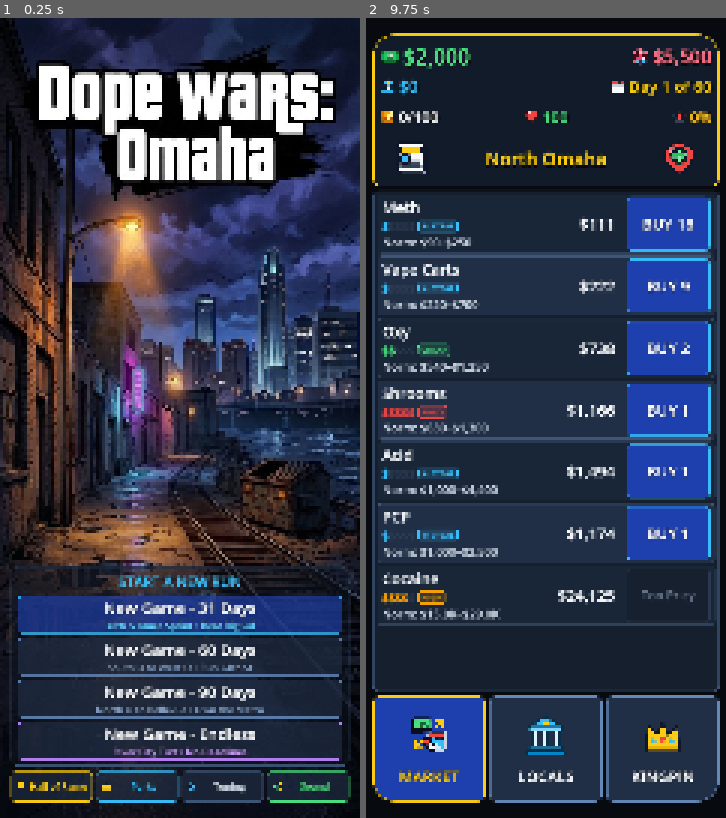
Above: before the commit, frames 1-2 (left to right).
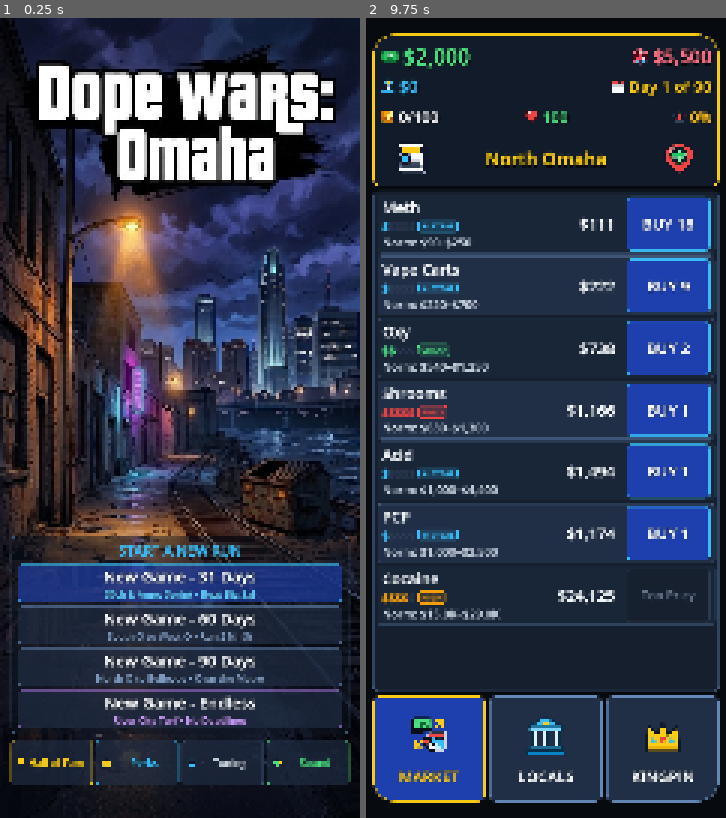
Above: after the commit, the same moments.

Repository: TimGoergen/dope-wars
Game: Godot game, scene res://Main.tscn
The game is run twice, just before and just after one commit, with the same random seed, the same clock (stepped at 60 frames per second) and the same inputs.
Inputs (mouse positions are in pixels of both pictures, inside the frame that each line leads up to):
- Up to frame 1 (0.25 s): no input
- Up to frame 2 (9.75 s): click (412, 162) at 0.52 s; click (679, 162) at 1.27 s; click (499, 226) at 2.02 s; click "BUY 8" at 2.75 s; click (499, 282) at 3.52 s; click "BUY 5" at 4.25 s; click (499, 346) at 5.02 s; click "BUY 20" at 5.75 s; click (499, 410) at 6.52 s; click "BUY 1" at 7.25 s; click (499, 474) at 8.02 s; click "BUY 2" at 8.75 s; click (499, 658) at 9.52 s

The runs differ from the first frame. In frame 1, 18% of the frame differs, in the area x 2-98%, y 64-99%; in frame 2, less than 0.1%.

Commit message:
Increase start screen utility row height by 50% and expand bottom margin

Diff:
--- a/game/scripts/ui/StartScreen.gd
+++ b/game/scripts/ui/StartScreen.gd
@@ -84,7 +84,7 @@
 	margin.add_theme_constant_override("margin_left", 32)
 	margin.add_theme_constant_override("margin_right", 32)
 	margin.add_theme_constant_override("margin_top", 980)
-	margin.add_theme_constant_override("margin_bottom", 48)
+	margin.add_theme_constant_override("margin_bottom", 96)
 	add_child(margin)
 
 	var main_vbox := VBoxContainer.new()
@@ -200,8 +200,8 @@
 	var hof_btn := Button.new()
 	hof_btn.text = "🏆 Hall of Fame"
 	hof_btn.size_flags_horizontal = Control.SIZE_EXPAND_FILL
-	hof_btn.custom_minimum_size = Vector2(0, 92)
-	UiPalette.style_button(hof_btn, Color(0.13, 0.18, 0.27, 0.65), UiPalette.GOLD_ACCENT, UiPalette.GOLD_ACCENT, 28)
+	hof_btn.custom_minimum_size = Vector2(0, 138)
+	UiPalette.style_button(hof_btn, Color(0.13, 0.18, 0.27, 0.65), UiPalette.GOLD_ACCENT, UiPalette.GOLD_ACCENT, 30)
 	hof_btn.pressed.connect(func() -> void:
 		Audio.play(&"tap")
 		hall_of_fame_requested.emit()
@@ -211,8 +211,8 @@
 	var perks_btn := Button.new()
 	perks_btn.text = "🎖️ Perks"
 	perks_btn.size_flags_horizontal = Control.SIZE_EXPAND_FILL
-	perks_btn.custom_minimum_size = Vector2(0, 92)
-	UiPalette.style_button(perks_btn, Color(0.13, 0.18, 0.27, 0.65), UiPalette.BANK_CYAN, UiPalette.BANK_CYAN, 28)
+	perks_btn.custom_minimum_size = Vector2(0, 138)
+	UiPalette.style_button(perks_btn, Color(0.13, 0.18, 0.27, 0.65), UiPalette.BANK_CYAN, UiPalette.BANK_CYAN, 30)
 	perks_btn.pressed.connect(func() -> void:
 		Audio.play(&"tap")
 		perks_requested.emit()
@@ -222,8 +222,8 @@
 	var tune_btn := Button.new()
 	tune_btn.text = "⚙️ Tuning"
 	tune_btn.size_flags_horizontal = Control.SIZE_EXPAND_FILL
-	tune_btn.custom_minimum_size = Vector2(0, 92)
-	UiPalette.style_button(tune_btn, Color(0.13, 0.18, 0.27, 0.65), UiPalette.BORDER_SLATE, UiPalette.TEXT_SECONDARY, 28)
+	tune_btn.custom_minimum_size = Vector2(0, 138)
+	UiPalette.style_button(tune_btn, Color(0.13, 0.18, 0.27, 0.65), UiPalette.BORDER_SLATE, UiPalette.TEXT_SECONDARY, 30)
 	tune_btn.pressed.connect(func() -> void:
 		Audio.play(&"tap")
 		tuning_requested.emit()
@@ -232,7 +232,7 @@
 
 	_audio_btn = Button.new()
 	_audio_btn.size_flags_horizontal = Control.SIZE_EXPAND_FILL
-	_audio_btn.custom_minimum_size = Vector2(0, 92)
+	_audio_btn.custom_minimum_size = Vector2(0, 138)
 	_update_audio_btn_visual()
 	_audio_btn.pressed.connect(func() -> void:
 		Audio.muted = not Audio.muted
@@ -254,10 +254,10 @@
 		return
 	if Audio.muted:
 		_audio_btn.text = "🔇 Muted"
-		UiPalette.style_button(_audio_btn, Color(0.13, 0.18, 0.27, 0.65), UiPalette.BORDER_SLATE, UiPalette.TEXT_MUTED, 28)
+		UiPalette.style_button(_audio_btn, Color(0.13, 0.18, 0.27, 0.65), UiPalette.BORDER_SLATE, UiPalette.TEXT_MUTED, 30)
 	else:
 		_audio_btn.text = "🔊 Sound"
-		UiPalette.style_button(_audio_btn, Color(0.13, 0.18, 0.27, 0.65), UiPalette.CASH_EMERALD, UiPalette.CASH_EMERALD, 28)
+		UiPalette.style_button(_audio_btn, Color(0.13, 0.18, 0.27, 0.65), UiPalette.CASH_EMERALD, UiPalette.CASH_EMERALD, 30)
 
 
 func _create_new_game_button(title: String, subtitle: String, days: int, bg_col: Color, border_col: Color) -> Button:
